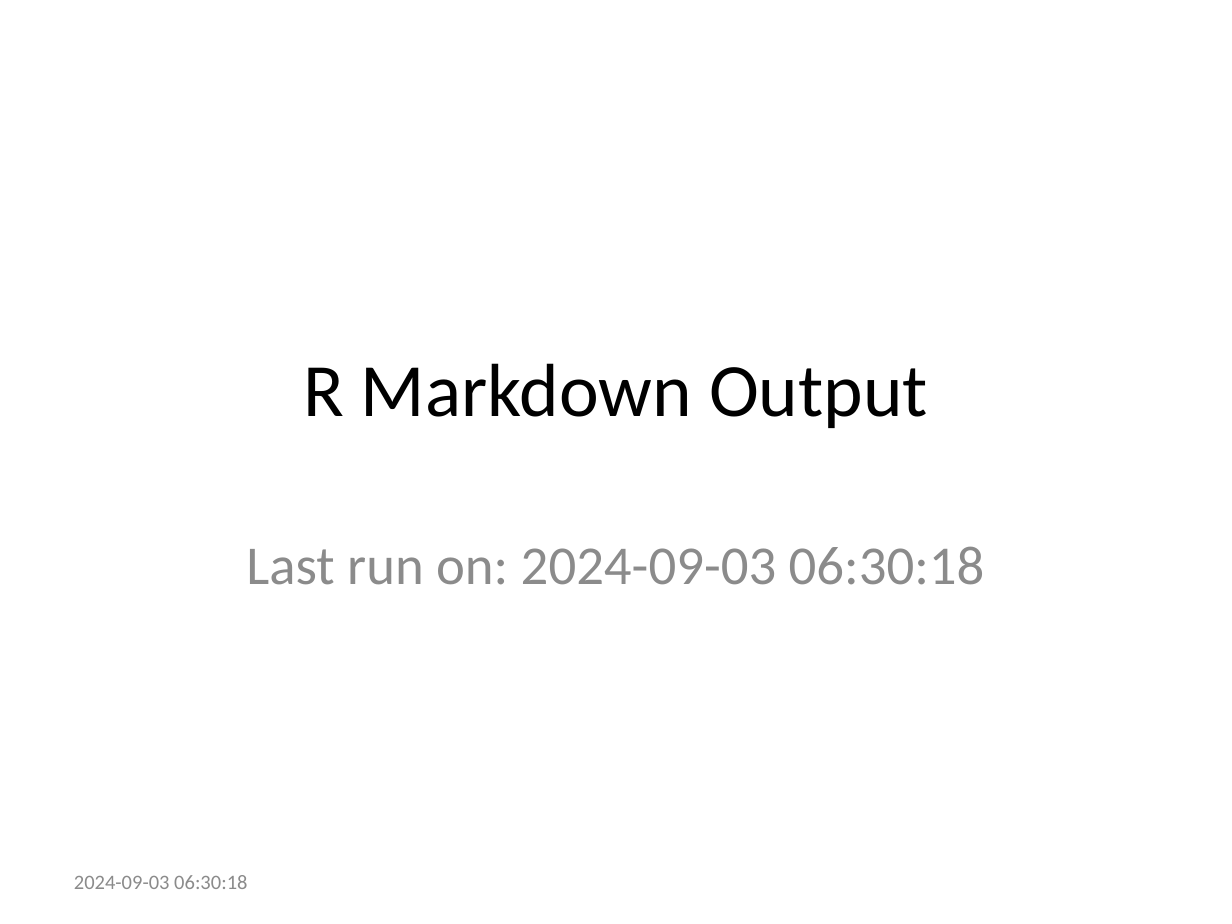
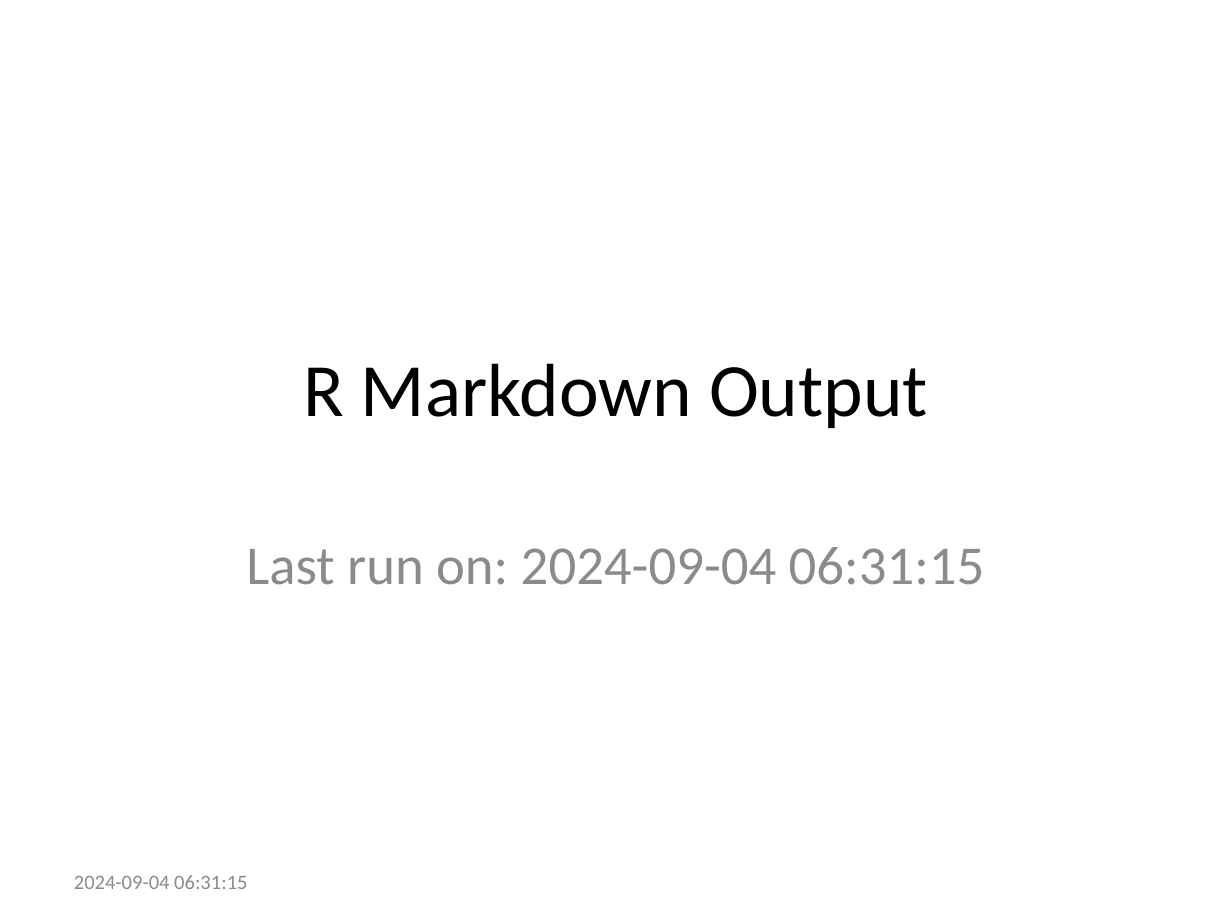
Before and after one commit to ries9112/R-Markdown-Gallery, a slide deck: slide 1 of presentations/powerpoint.pptx. Drawn at 1232x924 pixels with LibreOffice and Linux fonts; fonts in the diff are those of the drawing. Boxes give left, top, right and bottom in pixels: in the first picture for what was removed or moved away, otherwise in the second. Text is boxed around its words. In the diff, an @@ line names an element or a change of style, - is before the commit and + after.

Commit message:
Refresh R Markdown examples from CI automated process

```diff
--- a/presentations/powerpoint.pptx
+++ b/presentations/powerpoint.pptx
@@ subtitle at <box>246,547,985,585</box>: text changed @@
-Last run on: 2024-09-03 06:30:18
+Last run on: 2024-09-04 06:31:15
@@ text at <box>74,875,247,889</box>: text changed @@
-2024-09-03 06:30:18
+2024-09-04 06:31:15
```
Also in this commit, not shown: 15 other files.
